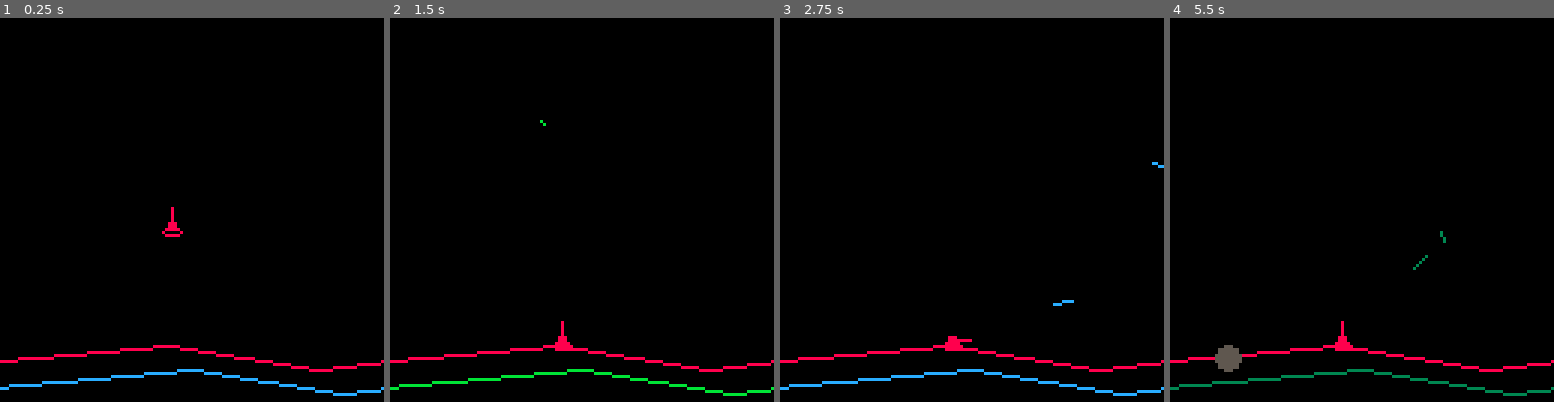
Above: before the commit, frames 1-4 (left to right).
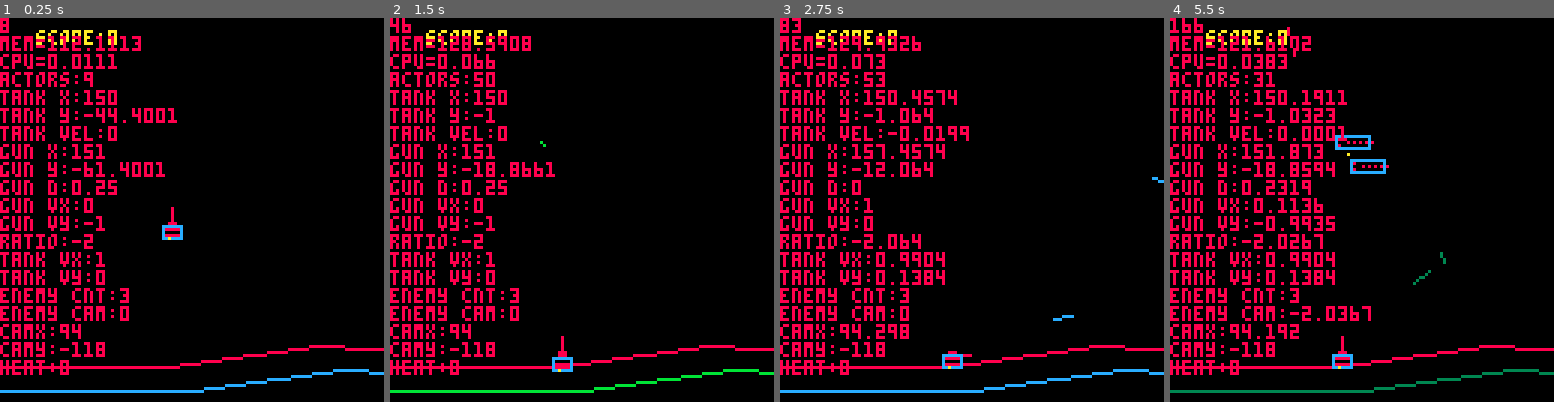
Above: after the commit, the same moments.

Repository: arnodick/spacetank
Game: PICO-8 cartridge tank.p8
The game is run twice, just before and just after one commit, with the same random seed, the same clock (stepped at 60 frames per second) and the same inputs.
Inputs:
- Up to frame 1 (0.25 s): no input
- Up to frame 2 (1.5 s): tap X (X key) at 0.33, 1.07 s; tap O (Z key) at 0.7 s
- Up to frame 3 (2.75 s): hold Right 1.6-2.1 s; tap O (Z key) at 1.7, 2.1, 2.5 s; tap X (X key) at 1.85 s; hold Right from 2.47 s (still down)
- Up to frame 4 (5.5 s): tap O (Z key) every 0.4 s from 2.9 to 5.3 s; tap X (X key) at 2.97, 4.08, 5.2 s; release Right at 3.03 s; hold Left 3.08-3.58 s; hold Right 4.02-4.68 s; hold Left from 5.08 s (still down)

The runs differ from the first frame. In frame 1, 12% of the frame differs, in the area x 0-100%, y 0-99%; in frame 2, 12%; in frame 3, 14%; in frame 4, 16%.

Commit message:
FUCK YEAH EAT SHIT WORLD

Diff:
--- a/tank.p8
+++ b/tank.p8
@@ -1,7 +1,7 @@
 pico-8 cartridge // http://www.pico-8.com
 version 7
 __lua__
-debug=false
+debug=true
 debug_l={}
 
 function _init()
@@ -9,6 +9,7 @@
 	pause=0
 	counters={}
 	counters.enemies=0
+	counters.gets=0
 	cam={0,0}
 	cam.shake=0
 	cam.enemy=0
@@ -38,7 +39,7 @@
 	bullettype[2].rec=0.1
 	bullettype[2].dam=1
 	bullettype[2].proj=1
-	bullettype[2].heat=20
+	bullettype[2].heat=25
 	--minigun
 	bullettype[3]={}
 	bullettype[3].vel=8
@@ -54,7 +55,7 @@
 	--cannon
 	bullettype[4]={}
 	bullettype[4].vel=8
-	bullettype[4].rof=5
+	bullettype[4].rof=8
 	bullettype[4].dest=true--{destroy/bounce,momentum}
 	bullettype[4].num=1
 	bullettype[4].acc=0
@@ -79,43 +80,69 @@
 	hud.bar.y=10
 	hud.bar.w=100
 	hud.bar.h=6
-
-	hillheight=60
-	groundheight=10
-	hillwidth=3--how many hills before go back to ground
-	groundwidth=3--how many low areas before go back to hill
+	hud.score={}
+	hud.score.x=12
+	hud.score.y=4
+
+	--groundheight=10
+	--hillheight=60
+	--groundwidth=3--how many low areas before go back to hill
+	--hillwidth=3--how many hills before go back to ground
 	hillspacing=50
+	generatelandscape(10,60,3,3,hillspacing,true)
+	actors={}
+	maketank(150,-50,0,0,1)
+end
+
+function generatelandscape(gh,hh,gw,hw,hs,first)
 	local los,his=0,0
+	local ys={}
+	--ys[1],ys[2],ys[3]=0,0,0
+	if not first then
+		ys[1],ys[2],ys[3],ys[4],ys[5]=0,ground[197][2],ground[198][2],ground[199][2],ground[200][2]
+	end
 	ground={}
 	ground[1]={0,0}
+	--if not first then
+	--	ground[1]={0,ys[1]}
+	--end
 	ground[1].ratio=1
 	ground[1].d=0
 	for a=2,200 do
 		local h=0
-		h=groundheight
+		--h=groundheight
+		h=gh
 		if his>0 then
-			if his>hillwidth then
+			--if his>hillwidth then
+			if his>hw then
 				his=0
 				los+=1
 			else
 				his+=1
-				h+=hillheight
-			end
-		elseif los>groundwidth then
+				--h+=hillheight
+				h+=hh
+			end
+		--elseif los>groundwidth then
+		elseif los>gw then
 				los=0
-				h+=hillheight
+				--h+=hillheight
+				h+=hh
 				his+=1
 		else
 				los+=1
 		end
-		ground[a]={a*hillspacing,-flr(rnd(h))}
+		--ground[a]={a*hillspacing,-flr(rnd(h))}
+		ground[a]={a*hs,-flr(rnd(h))}
+		if not first then
+			if a>1 and a<6 then
+				ground[a][2]=ys[a]
+			end
+		end
 		local w=ground[a][1]-ground[a-1][1]
 		local h=ground[a-1][2]-ground[a][2]
 		ground[a-1].ratio=h/w
 		ground[a-1].d=atan2(w,h)
 	end
-	actors={}
-	maketank(100,-50,0,0,1)
 end
 
 function distance(x1,y1,x2,y2)
@@ -125,12 +152,12 @@
 function getground(a)
 	local gx=flr(a.x/hillspacing)
 	if gx!=0 then
-	if ground[gx][1]<a.x and ground[gx+1][1]>a.x then
-		local w=a.x-ground[gx][1]
-		return ground[gx][2]-w*ground[gx].ratio
-	elseif ground[gx][1]==a.x then
-		return ground[gx][2]
-	end
+		if ground[gx][1]<a.x and ground[gx+1][1]>a.x then
+			local w=a.x-ground[gx][1]
+			return ground[gx][2]-w*ground[gx].ratio
+		elseif ground[gx][1]==a.x then
+			return ground[gx][2]
+		end
 	else
 		return 0
 	end
@@ -192,8 +219,11 @@
 	if et==1 then
 		enemy.grav=false
 		makehitbox(enemy,1,2,11,4)
+		enemy.drop=1
 	elseif et==2 then
-		makehitbox(enemy,1,2,5,5)
+		makehitbox(enemy,0,0,5,8)
+		enemy.deathsnd=18
+		enemy.drop=0.2
 	end
 	counters.enemies+=1
 end
@@ -245,6 +275,7 @@
 	c.t=7
 	c.w=w
 	c.bt=bt
+	c.vel=rnd(4)+4
 	c.d=rnd(0.15)
 	makehitbox(c,-w/2,-w/2,w,w)
 end
@@ -265,10 +296,8 @@
 		if bullettype[t.bt].proj==1 then
 			line(t.x,t.y,t.tail[1],t.tail[2],7)
 		elseif bullettype[t.bt].proj==2 then
-			circfill(t.x,t.y,4,8)
-			circ(t.x,t.y,4,8)
+			circfill(t.x,t.y,4,7)
 			circfill(t.tail[1],t.tail[2],3,7)
-			circ(t.tail[1],t.tail[2],3,8)
 		end
 	elseif t.t==enums.enemy then
 		if t.et==1 then
@@ -308,10 +337,13 @@
 end
 
 function controlactor(a)
-	if a.x<=1 then
- 	a.x=199*hillspacing
-	elseif a.x>199*hillspacing then
-		a.x=0
+	if a.x<=hillspacing*2 then
+ 	a.x=197*hillspacing
+	elseif a.x>198*hillspacing then
+		if a==actors[1] then
+			generatelandscape(10,60,3,3,hillspacing,false)
+		end
+		a.x=hillspacing*3
 	end
 
 	if a.t==enums.tank then
@@ -365,8 +397,10 @@
 --		cam.enemy=clamp(-(actors[1].x-a.x)/2,-128,30,true)
 			cam.enemy=-(actors[1].x-a.x)/2
 		elseif a.et==2 then
-			a.vel=3
-			makecloud(a.x+1+rnd(4)-2,a.y+4+rnd(4)-2,2)
+			a.vel=4
+			if timer%2==0 then
+				makecloud(a.x+1+rnd(4)-2,a.y+4+rnd(4)-2,2)
+			end
 		end
 	elseif a.t==enums.debris then
 			a.angle+=0.1*a.vec[1]
@@ -381,11 +415,11 @@
 			del(actors,a)
 		end
 	elseif a.t==enums.explosion then
-		if timer-a.delta==2 then
+		if timer-a.delta>=2 then
 			del(actors,a)
 		end
 	elseif a.t==enums.cloud then
-		if timer-a.delta==30 then
+		if timer-a.delta>=30 then
 			del(actors,a)
 		end
 	elseif a.t==enums.crate then
@@ -395,6 +429,7 @@
 		end
 		if collision(actors[1],a) then
 			sfx(14)
+			counters.gets+=1
 			for b=1,4 do
 				makedebris(a.x,a.y)
 			end
@@ -517,21 +552,26 @@
 	a.hp-=d or 3
 	if a.hp<1 then
 		pause=2
-		for b=1,6 do
-			makedebris(a.x,a.y)
-		end
+		if a.et==1 then
+			for b=1,6 do
+				makedebris(a.x,a.y)
+			end
+		end
+		sfx(a.deathsnd)
 		makeexplosion(a.x,a.y)
-		makecrate(a.x,a.y,12,flr(rnd(4))+1)--todo: make this random number come from actual amount of bullet types
+		if rnd(1)<a.drop then
+			makecrate(a.x,a.y,12,flr(rnd(4))+1)
+		end
 		del(actors,a)
 		counters.enemies-=1
 	end
 end
 
 function spawnentities()
-	if counters.enemies==0 then
+	if counters.enemies<3 then
 		if rnd(1)<0.5 then
 		--spawn man
-			makeenemy(actors[1].x+128,-50,0.15,2,6,2,1)
+			makeenemy(actors[1].x+128,-50,0.15,3,6,2,1)
 		elseif rnd(1)<0.3 then
 		--spawn ufo
 			makeenemy(actors[1].x-38,-100+rnd(40),0,1,6,1,3)
@@ -543,10 +583,6 @@
 	if pause==0 then
 		foreach(actors,controlactor)
 		spawnentities()
-		--todo do this
-		if flr(actors[1].x)>=190*hillspacing then
---			generatelandscape()
-		end
 		timer+=1
 	else
 		pause-=1
@@ -569,6 +605,7 @@
 		rect(cam[1]+hud.bar.x,cam[2]+hud.bar.y,cam[1]+hud.bar.x+hud.bar.w,cam[2]+hud.bar.y+hud.bar.h,8)
 		rectfill(cam[1]+hud.bar.x,cam[2]+hud.bar.y,cam[1]+hud.bar.x+actors[1].gun.heat,cam[2]+hud.bar.y+hud.bar.h,8)
 	end
+	print("score:"..counters.gets,cam[1]+hud.score.x,cam[2]+hud.score.y)
 	if debug then
 		for a=1,#debug_l do
 			print(debug_l[a],cam[1]+0,cam[2]+(a-1)*6,8)
Not shown, changed: the sound effects (__sfx__) section of tank.p8
